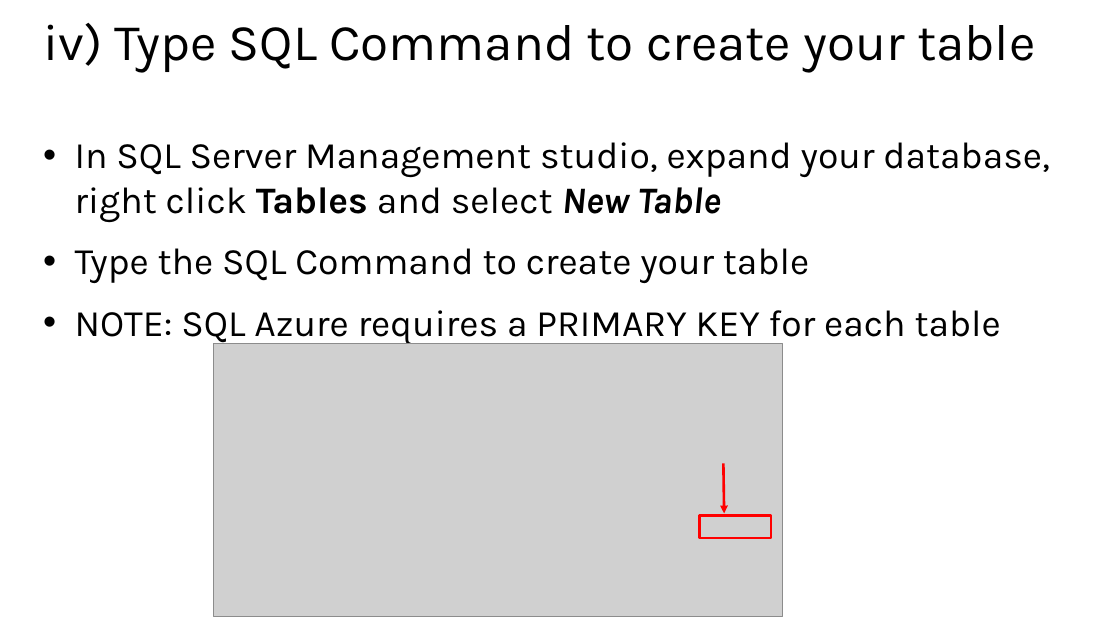
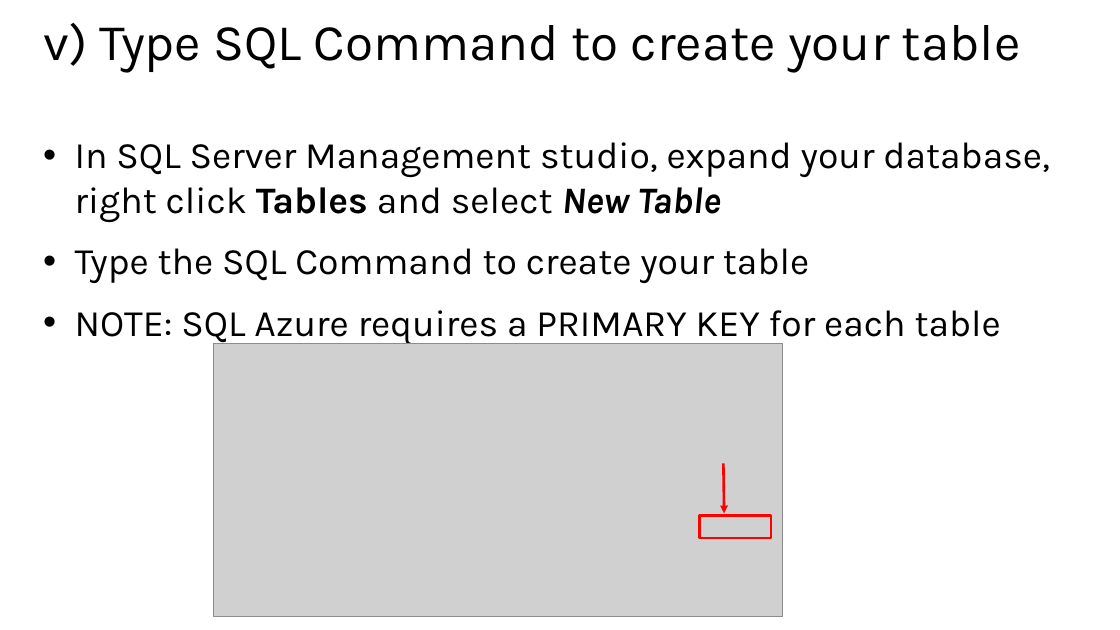
Before and after one commit to mkscala/AdvancedFlask, a slide deck: slide 40 of Slides/Module 3 - Introduction to Databases.pptx (slide 39 before the commit). Drawn at 1120x630 pixels with LibreOffice and Linux fonts; fonts in the diff are those of the drawing; grey boxes stand for pictures. Boxes give left, top, right and bottom in pixels: in the first picture for what was removed or moved away, otherwise in the second. Text is boxed around its words. In the diff, an @@ line names an element or a change of style, - is before the commit and + after.

```diff
--- a/Slides/Module 3 - Introduction to Databases.pptx
+++ b/Slides/Module 3 - Introduction to Databases.pptx
@@ title at [43, 23, 1021, 72]: text changed @@
-iv) Type SQL Command to create your table
+v) Type SQL Command to create your table
```
Also in this commit, not shown: 9 other slides changed, 1 slide added.
